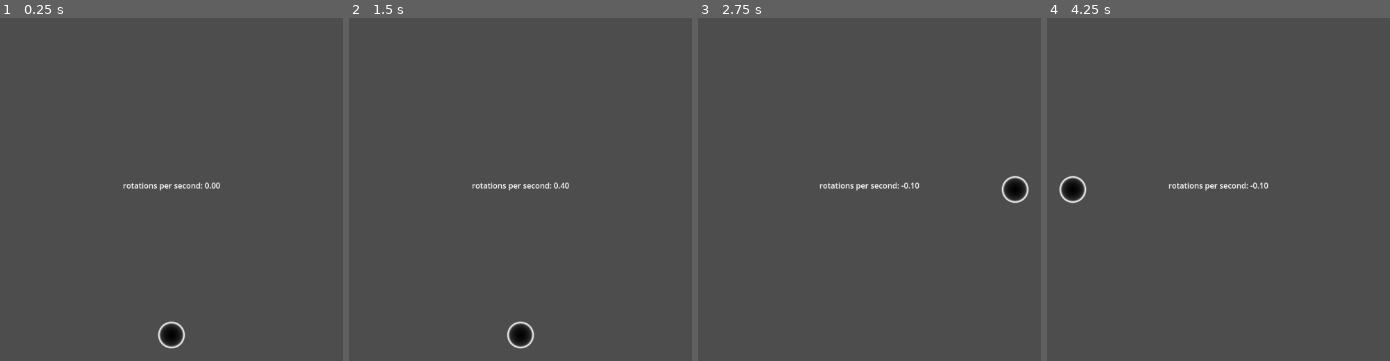
Above: before the commit, frames 1-4 (left to right).
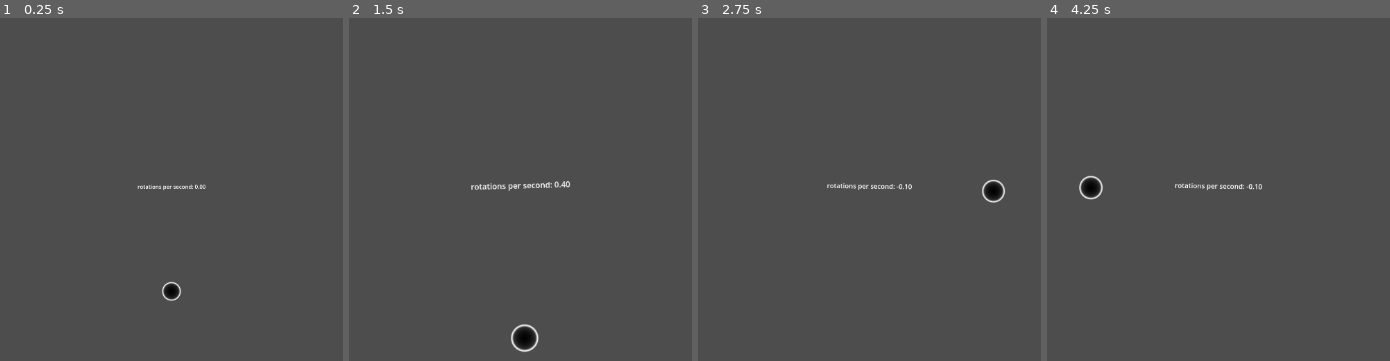
Above: after the commit, the same moments.

Repository: geekazodium/churn-tester-2000
Game: Godot game, scene res://main.tscn
Two runs of this game, one before a commit and one after it. Both use one fixed random seed, a clock stepped at 60 frames per second and the inputs below.
Inputs:
- Up to frame 1 (0.25 s): no input
- Up to frame 2 (1.5 s): tap Enter at 0.5 s; hold D (right) 0.53-1.28 s; hold S (down) from 1.28 s (still down)
- Up to frame 3 (2.75 s): release S (down) at 2.03 s; hold D (right) from 2.03 s (still down)
- Up to frame 4 (4.25 s): release D (right) at 2.78 s; hold W (up) 2.78-3.53 s; hold A (left) from 3.53 s (still down)

The runs differ from the first frame. In frame 1, 1.0% of the frame differs, in the area x 35-65%, y 47-97%; in frame 2, 0.7%; in frame 3, 1.1%, in the area x 35-97%, y 46-54%; in frame 4, 1.1%.

Commit message:
enhancement: juiced up camera

Diff:
--- a/main.tscn
+++ b/main.tscn
@@ -1,13 +1,16 @@
-[gd_scene load_steps=4 format=3 uid="uid://cipsaigm3a7e0"]
+[gd_scene load_steps=5 format=3 uid="uid://cipsaigm3a7e0"]
 
 [ext_resource type="Script" uid="uid://b6da4as33uvw7" path="res://main_init.gd" id="1_0xm2m"]
 [ext_resource type="PackedScene" uid="uid://bgx30m4j0mas8" path="res://reel_input_circle.tscn" id="1_ig7tw"]
+[ext_resource type="Script" uid="uid://c7nkqlui7j5hd" path="res://rotating_camera.gd" id="2_1bvp3"]
 [ext_resource type="Script" uid="uid://b5qi8tnbpln1t" path="res://rotation_speed_display.gd" id="3_h2yge"]
 
 [node name="Main" type="Node2D"]
 script = ExtResource("1_0xm2m")
 
 [node name="Camera2D" type="Camera2D" parent="."]
+zoom = Vector2(0.7, 0.7)
+script = ExtResource("2_1bvp3")
 
 [node name="ReelInputCircle" parent="." instance=ExtResource("1_ig7tw")]
 scale = Vector2(0.7, 0.7)
@@ -27,4 +30,5 @@
 text = "speed"
 script = ExtResource("3_h2yge")
 
+[connection signal="angular_v_updated" from="ReelInputCircle" to="Camera2D" method="_on_reel_input_circle_angular_v_updated"]
 [connection signal="angular_v_updated" from="ReelInputCircle" to="ReelInputCircle/Control" method="_on_reel_input_circle_angular_v_updated"]
--- /dev/null
+++ b/rotating_camera.gd
@@ -0,0 +1,12 @@
+extends Camera2D
+
+@onready var default_zoom: Vector2 = self.zoom;
+@export var zoom_change: float = .5;
+
+func _ready() -> void:
+	self.ignore_rotation = false;
+
+func _on_reel_input_circle_angular_v_updated(velocity: float) -> void:
+	self.global_rotation_degrees = sqrt(abs(velocity)) * sign(velocity);
+	self.zoom = self.default_zoom * (1 + (1-exp(-abs(velocity))) * self.zoom_change);
+	print(self.global_rotation_degrees);
Not shown, added: rotating_camera.gd.uid
